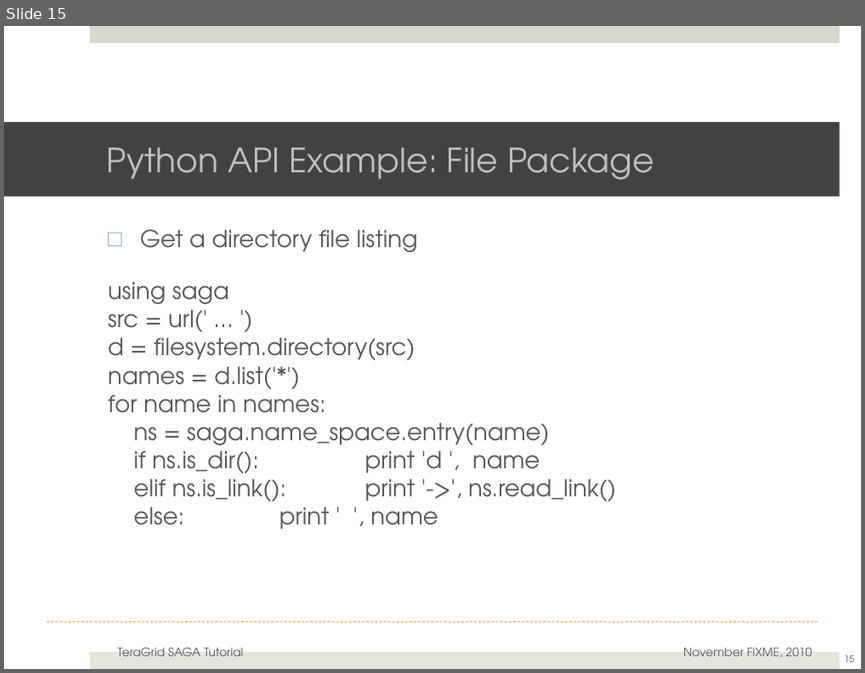
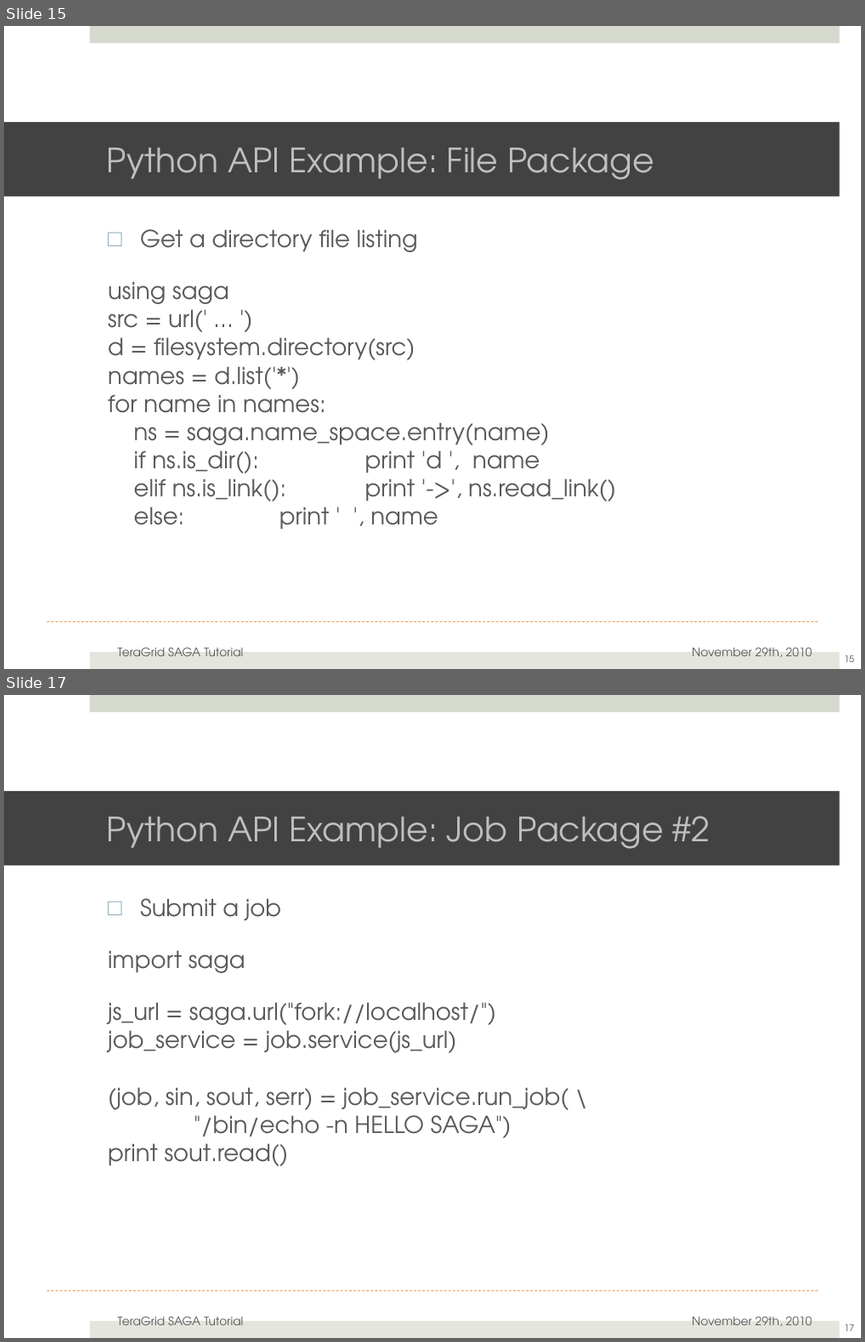
Before and after one commit to saga-project/saga-cpp-legacy-projects, a slide deck: tutorial/general_tutorial/SAGA-API-levels.pptx. Shown one above the other, each under a label of ours: slide 15 before the commit, slides 15 and 17 after it; the slides between them are not shown. The pictures are 865x673 and 865x1342 pixels, drawn with LibreOffice and Linux fonts; fonts in the diff are those of the drawing; background and template pictures are left out. Boxes give left, top, right and bottom in pixels: in the first picture for what was removed or moved away, otherwise in the second. Text is boxed around its words. In the diff, an @@ line names an element or a change of style, - is before the commit and + after.

Commit message:
Updating examples, minor changes

```diff
--- a/tutorial/general_tutorial/SAGA-API-levels.pptx
+++ b/tutorial/general_tutorial/SAGA-API-levels.pptx
@@ slide 17 added at (4, 695, 861, 1338), background #FFFFFF; not listed: 3 template elements that a slide beside it also shows @@
@@ title added at (4, 791, 839, 865), fill #424242, 40 pt, text #BFBFBF @@
+Python API Example: Job Package #2
@@ text added at (108, 898, 569, 1166), 28 pt, text #595959 @@
+□ Submit a job
+import saga
+js_url = saga.url("fork://localhost/")
+job_service = job.service(js_url)
+(job, sin, sout, serr) = job_service.run_job( \
+"/bin/echo -n HELLO SAGA")
+print sout.read()
@@ text added at (118, 1316, 243, 1325), 14 pt, text #595959 @@
+TeraGrid SAGA Tutorial
@@ text added at (692, 1316, 812, 1326), 14 pt, text #595959 @@
+November 29th, 2010
@@ page number added at (844, 1324, 854, 1331), 11 pt, text #595959 @@
+17
@@ slide 15 changed as well @@
@@ text at (692, 647, 812, 657): text changed @@
-November FIXME, 2010
+November 29th, 2010
```
Also in this commit, not shown: 25 other slides changed, 1 other file.
